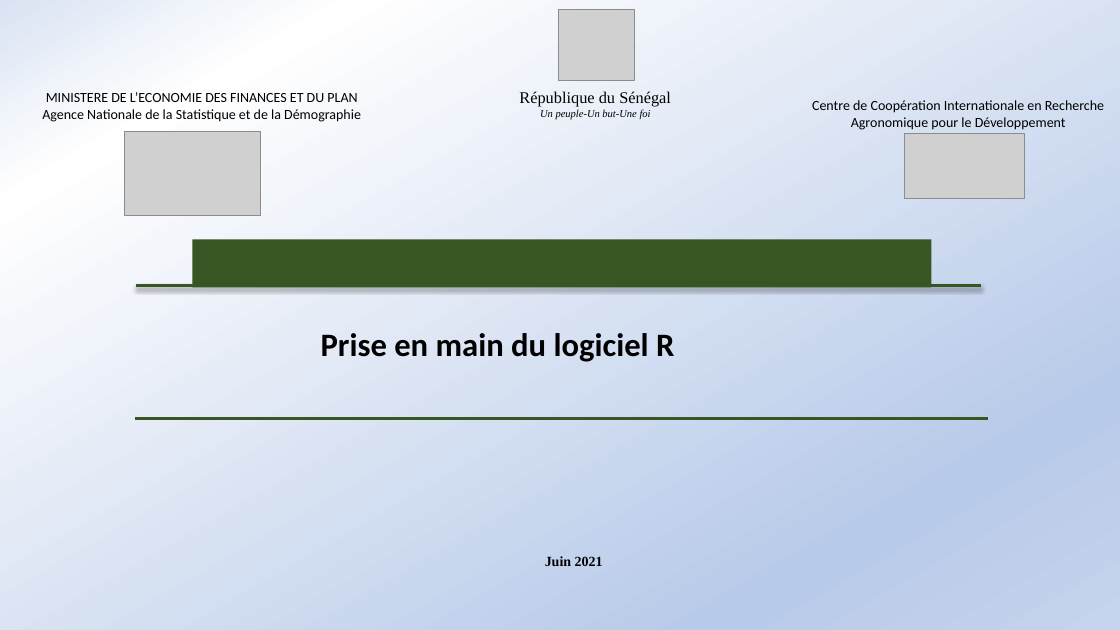
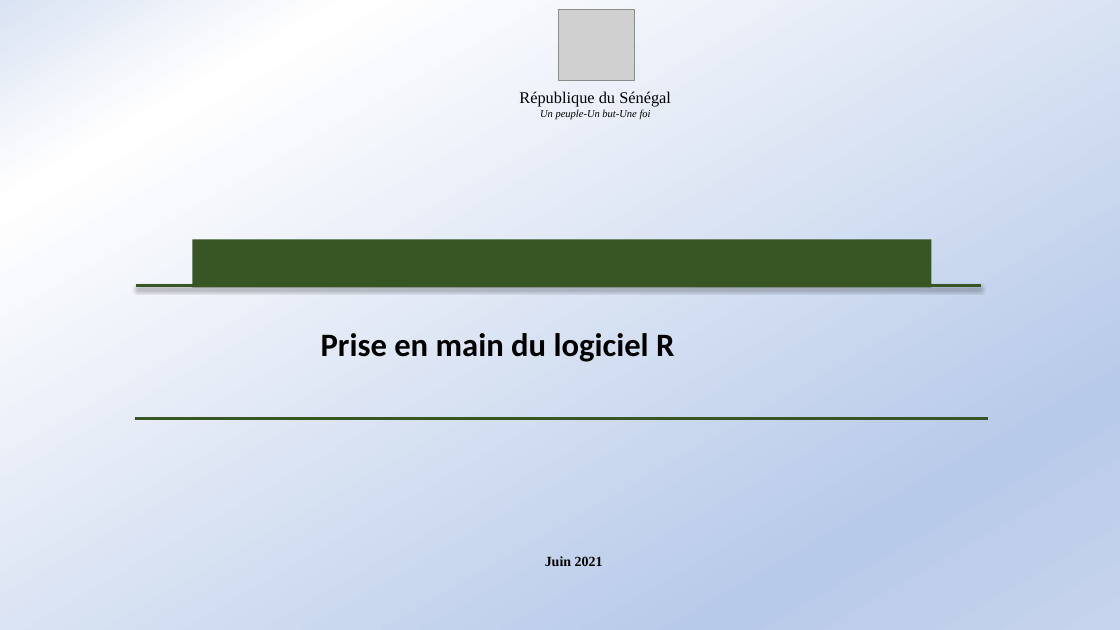
Before and after one commit to Abson-dev/Formation-Excel-IFDC, a slide deck: slide 1 of Cours/IFDC_0.pptx. Drawn at 1120x630 pixels with LibreOffice and Linux fonts; fonts in the diff are those of the drawing; grey boxes stand for pictures. Boxes give left, top, right and bottom in pixels: in the first picture for what was removed or moved away, otherwise in the second. Text is boxed around its words. In the diff, an @@ line names an element or a change of style, - is before the commit and + after.

Commit message:
ee

```diff
--- a/Cours/IFDC_0.pptx
+++ b/Cours/IFDC_0.pptx
@@ text removed at [42, 92, 361, 122] @@
-MINISTERE DE L’ECONOMIE DES FINANCES ET DU PLAN
-Agence Nationale de la Statistique et de la Démographie
@@ text removed at [812, 100, 1104, 130] @@
-Centre de Coopération Internationale en Recherche
-Agronomique pour le Développement
@@ picture removed at [125, 132, 260, 216] @@
@@ picture removed at [905, 134, 1025, 198] @@
```
